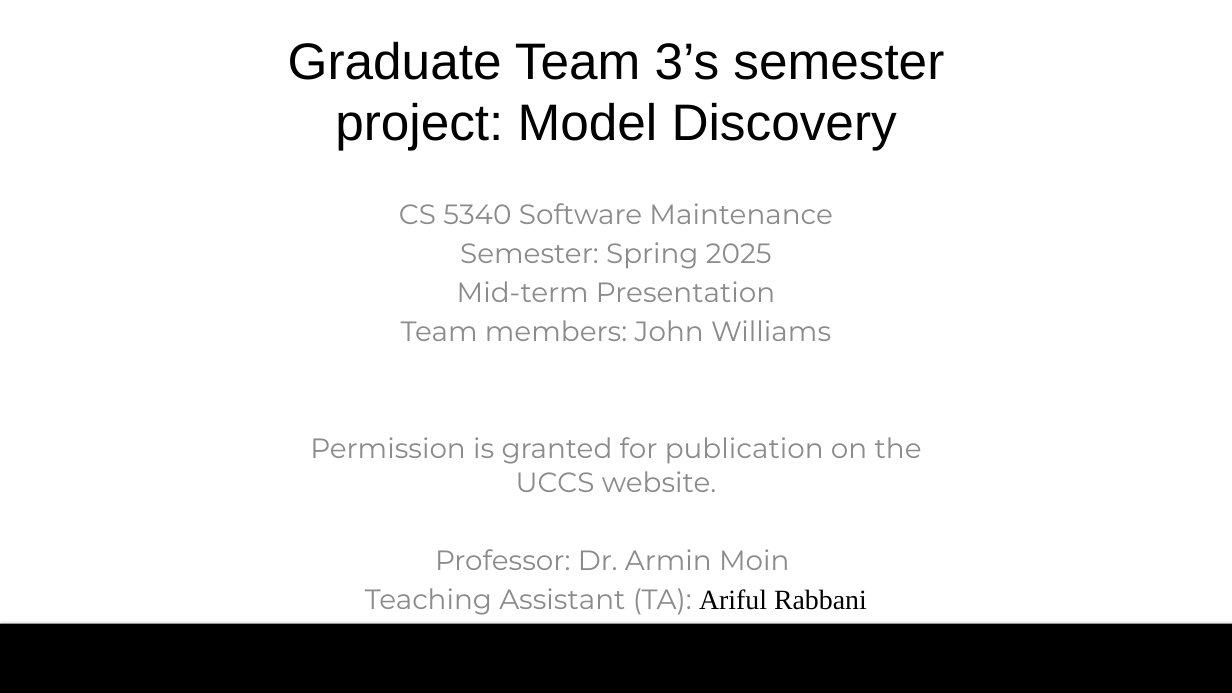
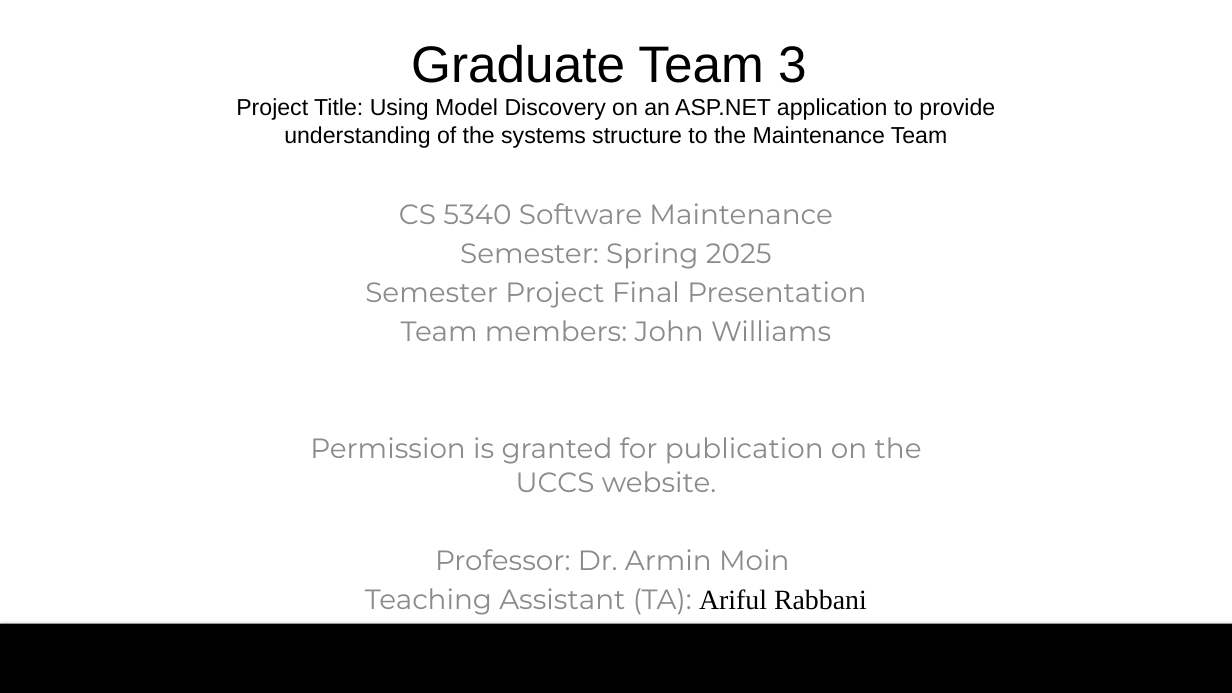
Before and after one commit to colby13king/cs5320-code, a slide deck: slide 1 of LicenseAssetManager/docs/Maintenance/MaintenancePresentation.pptx. Drawn at 1232x693 pixels with LibreOffice and Linux fonts; fonts in the diff are those of the drawing; background and template pictures are left out. Boxes give left, top, right and bottom in pixels: in the first picture for what was removed or moved away, otherwise in the second. Text is boxed around its words. In the diff, an @@ line names an element or a change of style, - is before the commit and + after.

Commit message:
Updated SW Maintenance Presentation
Updated final presentation

```diff
--- a/LicenseAssetManager/docs/Maintenance/MaintenancePresentation.pptx
+++ b/LicenseAssetManager/docs/Maintenance/MaintenancePresentation.pptx
@@ title at (x1=236, y1=44, x2=995, y2=148): text changed; size 40 to 18 pt @@
-Graduate Team 3’s semester project: Model Discovery
+Graduate Team 3
+Project Title: Using Model Discovery on an ASP.NET application to provide understanding of the systems structure to the Maintenance Team
@@ subtitle at (x1=365, y1=281, x2=866, y2=308): text changed @@
-Mid-term Presentation
+Semester Project Final Presentation
```
Also in this commit, not shown: 6 other slides changed, 11 slides added, 5 slides removed, 1 other file.
